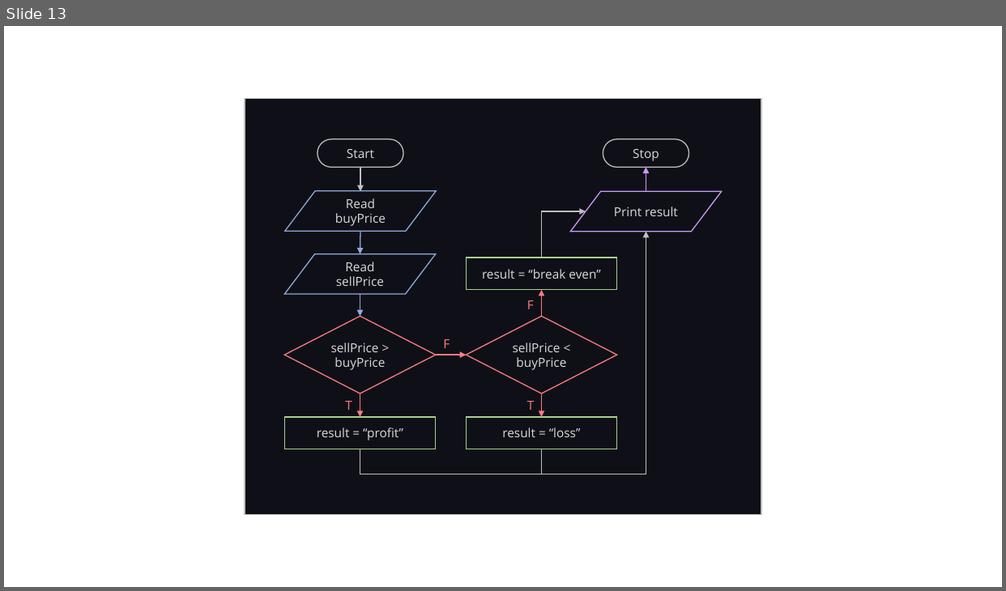
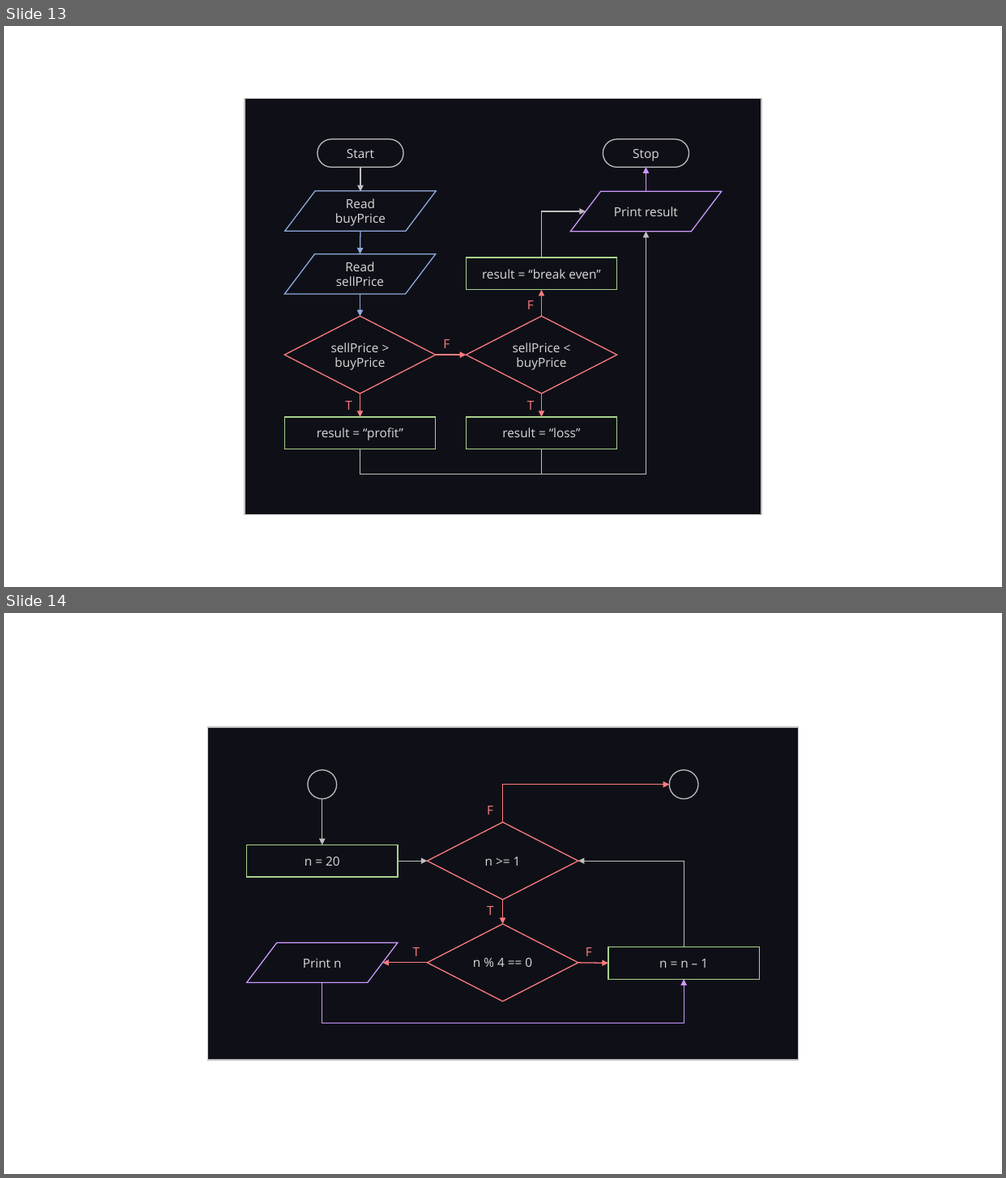
Before and after one commit to LimJY03/JavaMatriculation, a slide deck: Past Year Theory Questions/Resources/resources.pptx. Shown one above the other, each under a label of ours: slide 13 before the commit, slides 13 and 14 after it. The pictures are 1006x591 and 1006x1178 pixels, drawn with LibreOffice and Linux fonts; fonts in the diff are those of the drawing. Boxes give left, top, right and bottom in pixels: in the first picture for what was removed or moved away, otherwise in the second. Text is boxed around its words. In the diff, an @@ line names an element or a change of style, - is before the commit and + after.

```diff
--- a/Past Year Theory Questions/Resources/resources.pptx
+++ b/Past Year Theory Questions/Resources/resources.pptx
@@ slide 14 added at (x1=4, y1=613, x2=1002, y2=1174), background #FFFFFF @@
@@ group added at (x1=207, y1=727, x2=799, y2=1061): 5 arrows, 4 texts, 3 rectangles, 3 elbow arrows, 2 ellipses, 2 diamonds, 1 flow chart input output @@
+F
+Print n
+n = 20
+n % 4 == 0
+n >= 1
+n = n – 1
+F
+T
+T
```
Also in this commit, not shown: 1 other file.
